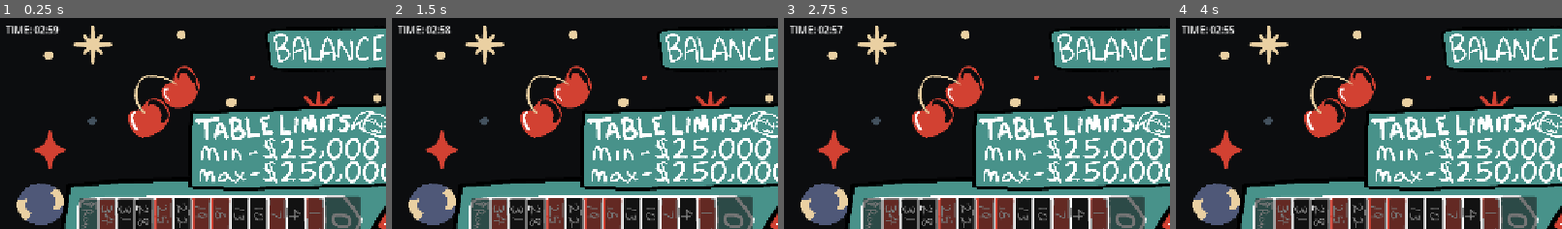
Above: before the commit, frames 1-4 (left to right).
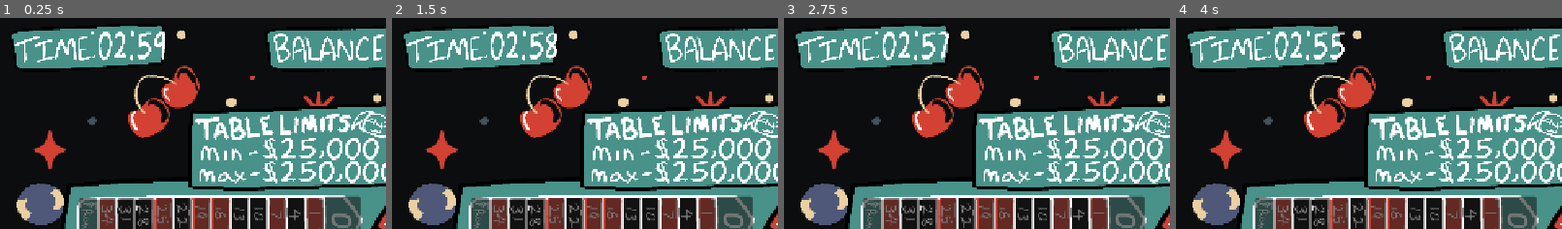
Above: after the commit, the same moments.

Repository: JordanRaia/gmtk-game-jam-2026
Game: Godot game, scene res://MainScene.tscn
The game is run twice, just before and just after one commit, with the same random seed, the same clock (stepped at 60 frames per second) and the same inputs.
Inputs (mouse positions are % of the whole screen's width and height, from its top left):
- Up to frame 1 (0.25 s): no input
- Up to frame 2 (1.5 s): drag from (35, 92) to (60, 28) at 0.52 s; drag from (43, 92) to (45, 71) at 1.27 s
- Up to frame 3 (2.75 s): move the mouse to (51, 92) at 2.02 s; click (51, 92) at 2.17 s
- Up to frame 4 (4 s): tap Enter at 2.75 s; drag from (45, 71) to (20, 35) at 2.77 s; move the mouse to (80, 66) at 3.52 s; click (80, 66) at 3.67 s
The pictures show only the part of the screen within x 0-50%, y 0-50%; the shares and areas given below are measured in that part.

The runs differ from the first frame. In frame 1, 7.3% of the frame differs, in the area x 1-43%, y 3-24%; in frame 2, 7.3%; in frame 3, 7.3%; in frame 4, 7.3%, in the area x 1-44%, y 3-24%.

Commit message:
Add Timer UI component to MainScene, update layout and script references, and remove unused labels

Diff:
--- a/MainScene.tscn
+++ b/MainScene.tscn
@@ -30,6 +30,7 @@
 [ext_resource type="Script" uid="uid://bexer04lrku7d" path="res://Scripts/Balance.gd" id="28_6dw4c"]
 [ext_resource type="Texture2D" uid="uid://ujf5nlmdxyyj" path="res://Assets/art/balance.png" id="28_v3bin"]
 [ext_resource type="Texture2D" uid="uid://dahad1gommn6" path="res://Assets/art/time.png" id="30_cxdnd"]
+[ext_resource type="Script" uid="uid://c8na0uqudkt2r" path="res://Scripts/Timer.gd" id="30_ro037"]
 
 [sub_resource type="SpriteFrames" id="SpriteFrames_dh88x"]
 animations = [{
@@ -107,25 +108,6 @@
 anchor_bottom = 1.0
 grow_horizontal = 2
 grow_vertical = 2
-
-[node name="TimerLabel" type="Label" parent="CanvasLayer/UI_Layer" unique_id=1680922433]
-layout_mode = 1
-offset_left = 16.0
-offset_top = 16.0
-offset_right = 56.0
-offset_bottom = 39.0
-
-[node name="LuckLabel" type="Label" parent="CanvasLayer/UI_Layer" unique_id=377824550]
-layout_mode = 1
-anchors_preset = 1
-anchor_left = 1.0
-anchor_right = 1.0
-offset_left = -56.0
-offset_top = 16.0
-offset_right = -16.0
-offset_bottom = 39.0
-grow_horizontal = 0
-horizontal_alignment = 2
 
 [node name="ChipTray" type="HBoxContainer" parent="CanvasLayer/UI_Layer" unique_id=2076036332]
 layout_mode = 1
@@ -854,10 +836,13 @@
 size_flags_vertical = 3
 
 [node name="Timer" type="Control" parent="CanvasLayer/UI_Layer" unique_id=2094778435]
-visible = false
 anchors_preset = 0
-offset_right = 40.0
-offset_bottom = 40.0
+offset_left = 15.999998
+offset_top = 15.999999
+offset_right = 784.0
+offset_bottom = 260.0
+scale = Vector2(0.35, 0.35)
+script = ExtResource("30_ro037")
 
 [node name="TextureRect" type="TextureRect" parent="CanvasLayer/UI_Layer/Timer" unique_id=997318980]
 layout_mode = 0
@@ -865,24 +850,37 @@
 offset_bottom = 40.0
 texture = ExtResource("30_cxdnd")
 
-[node name="GridContainer" type="GridContainer" parent="CanvasLayer/UI_Layer/Timer" unique_id=1163667212]
-layout_mode = 0
-offset_right = 40.0
-offset_bottom = 40.0
-
-[node name="Digit1" type="TextureRect" parent="CanvasLayer/UI_Layer/Timer/GridContainer" unique_id=601468287]
-layout_mode = 2
-
-[node name="Digit2" type="TextureRect" parent="CanvasLayer/UI_Layer/Timer/GridContainer" unique_id=829258886]
-layout_mode = 2
-
-[node name="Digit3" type="TextureRect" parent="CanvasLayer/UI_Layer/Timer/GridContainer" unique_id=1728254388]
-layout_mode = 2
-
-[node name="Digit4" type="TextureRect" parent="CanvasLayer/UI_Layer/Timer/GridContainer" unique_id=98265978]
-layout_mode = 2
-
-[node name="Digit5" type="TextureRect" parent="CanvasLayer/UI_Layer/Timer/GridContainer" unique_id=429777596]
-layout_mode = 2
+[node name="Digits" type="GridContainer" parent="CanvasLayer/UI_Layer/Timer" unique_id=1163667212]
+layout_mode = 0
+offset_left = 432.0
+offset_top = 32.0
+offset_right = 730.0
+offset_bottom = 183.0
+columns = 5
+
+[node name="Digit1" type="TextureRect" parent="CanvasLayer/UI_Layer/Timer/Digits" unique_id=601468287]
+layout_mode = 2
+size_flags_horizontal = 3
+size_flags_vertical = 3
+
+[node name="Digit2" type="TextureRect" parent="CanvasLayer/UI_Layer/Timer/Digits" unique_id=829258886]
+layout_mode = 2
+size_flags_horizontal = 3
+size_flags_vertical = 3
+
+[node name="Digit3" type="TextureRect" parent="CanvasLayer/UI_Layer/Timer/Digits" unique_id=1728254388]
+layout_mode = 2
+size_flags_horizontal = 3
+size_flags_vertical = 3
+
+[node name="Digit4" type="TextureRect" parent="CanvasLayer/UI_Layer/Timer/Digits" unique_id=98265978]
+layout_mode = 2
+size_flags_horizontal = 3
+size_flags_vertical = 3
+
+[node name="Digit5" type="TextureRect" parent="CanvasLayer/UI_Layer/Timer/Digits" unique_id=429777596]
+layout_mode = 2
+size_flags_horizontal = 3
+size_flags_vertical = 3
 
 [connection signal="gui_input" from="CanvasLayer/UI_Layer/ChipTray/SpinLever/Control" to="." method="_on_control_gui_input"]
--- a/Scripts/MainScene.gd
+++ b/Scripts/MainScene.gd
@@ -1,7 +1,5 @@
 extends Node2D
 
-@onready var timer_label: Label = $CanvasLayer/UI_Layer/TimerLabel
-@onready var luck_label: Label = $CanvasLayer/UI_Layer/LuckLabel
 
 @onready var chip_1000: TextureRect = $CanvasLayer/UI_Layer/ChipTray/Chip1000
 @onready var chip_5000: TextureRect = $CanvasLayer/UI_Layer/ChipTray/Chip5000
@@ -38,11 +36,6 @@
 	if GameState.time_remaining > 0:
 		GameState.time_remaining -= delta
 
-	var minutes = int(GameState.time_remaining) / 60
-	var seconds = int(GameState.time_remaining) % 60
-	timer_label.text = "TIME: %02d:%02d" % [minutes, seconds]
-
-	luck_label.text = "LUCK: %d%%" % GameState.luck_meter
 
 	# --- Update Luck Dial Rotation ---
 	# Maps 0% to 100% across a 180-degree span (-90 degrees to +90 degrees)
--- /dev/null
+++ b/Scripts/Timer.gd
@@ -0,0 +1,53 @@
+extends Control
+
+var number_textures = [
+	preload("res://Assets/Numbers/0.png"),
+	preload("res://Assets/Numbers/1.png"),
+	preload("res://Assets/Numbers/2.png"),
+	preload("res://Assets/Numbers/3.png"),
+	preload("res://Assets/Numbers/4.png"),
+	preload("res://Assets/Numbers/5.png"),
+	preload("res://Assets/Numbers/6.png"),
+	preload("res://Assets/Numbers/7.png"),
+	preload("res://Assets/Numbers/8.png"),
+	preload("res://Assets/Numbers/9.png")
+]
+
+var colon_texture = preload("res://Assets/Numbers/colon.png")
+
+# Digit1=tens of minutes, Digit2=ones of minutes, Digit3=colon, Digit4=tens of seconds, Digit5=ones of seconds
+@onready var digits: Array = [
+	$Digits/Digit1, $Digits/Digit2, $Digits/Digit3,
+	$Digits/Digit4, $Digits/Digit5
+]
+
+func _ready() -> void:
+	update_display()
+
+func _process(_delta: float) -> void:
+	update_display()
+
+func update_display() -> void:
+	if digits.is_empty() or digits[0] == null:
+		return
+
+	var total_seconds = max(0, int(GameState.time_remaining))
+	var minutes = total_seconds / 60
+	var seconds = total_seconds % 60
+
+	# Format: MM:SS across 5 nodes
+	var chars = [
+		str(minutes / 10),
+		str(minutes % 10),
+		":",
+		str(seconds / 10),
+		str(seconds % 10)
+	]
+
+	for i in range(digits.size()):
+		var ch = chars[i]
+		if ch == ":":
+			digits[i].texture = colon_texture
+		else:
+			digits[i].texture = number_textures[ch.to_int()]
+		digits[i].visible = true
Not shown, added: Scripts/Timer.gd.uid
